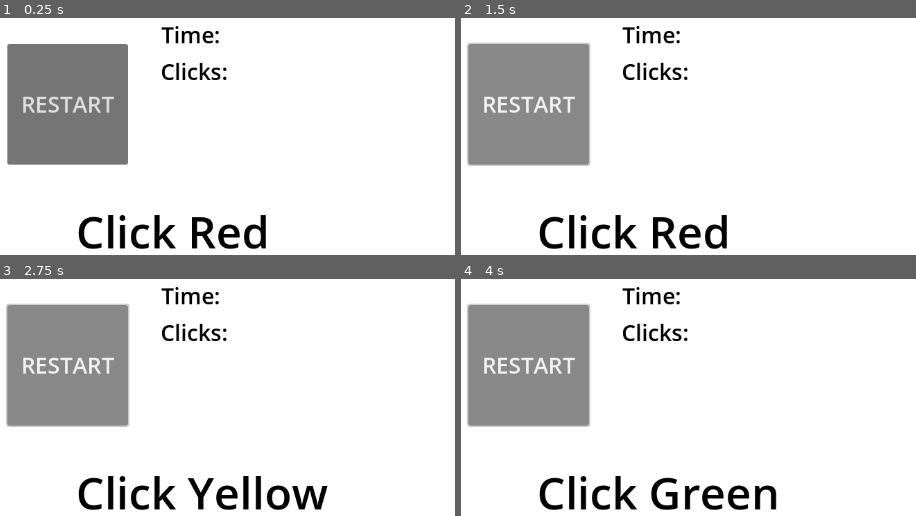
Above: before the commit, frames 1-4 (two rows, left to right).
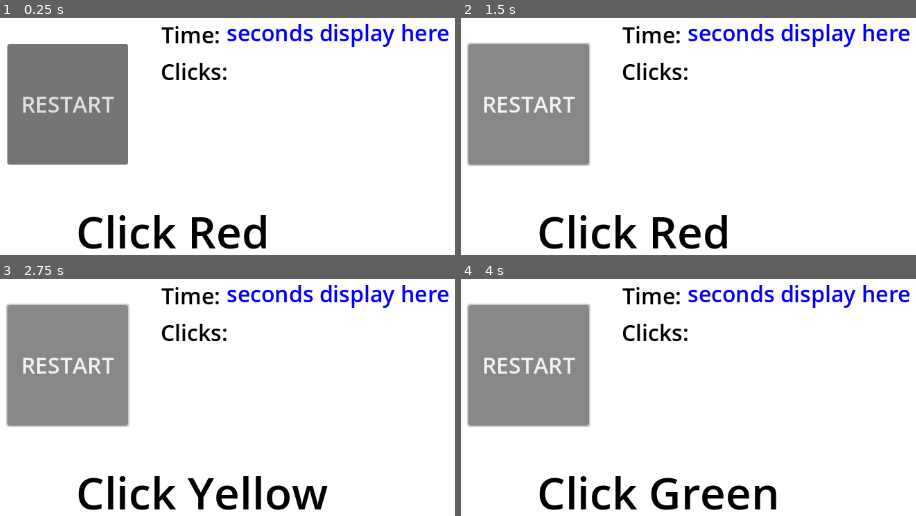
Above: after the commit, the same moments.

Repository: BKZeigler/CPSC362Platformer
Game: Godot game, scene res://scenes/level1s.tscn
Same seed, same stepped clock (60 frames per second), same inputs: the game is played once before the commit and once after it. This scene is started directly instead of the project's main scene.
Inputs:
- Up to frame 1 (0.25 s): no input
- Up to frame 2 (1.5 s): click "RESTART" at 0.5 s; click "RESTART" at 1.25 s
- Up to frame 3 (2.75 s): click "RESTART" at 2 s
- Up to frame 4 (4 s): tap Enter at 2.75 s; tap Space at 3.5 s

The runs differ from the first frame. In frame 1, 1.6% of the frame differs, in the area x 49-99%, y 2-13%; in frame 2, 1.6%; in frame 3, 1.6%; in frame 4, 1.6%.

Commit message:
Add timer

Diff:
--- a/scenes/level1s.tscn
+++ b/scenes/level1s.tscn
@@ -84,3 +84,13 @@
 theme_override_colors/font_color = Color(0, 0, 0, 1)
 theme_override_font_sizes/font_size = 32
 text = "Time:"
+
+[node name="timer" type="Label" parent="ColorRect"]
+layout_mode = 0
+offset_left = 367.0
+offset_top = 26.0
+offset_right = 689.0
+offset_bottom = 71.0
+theme_override_colors/font_color = Color(0, 0, 1, 1)
+theme_override_font_sizes/font_size = 32
+text = "seconds display here"
